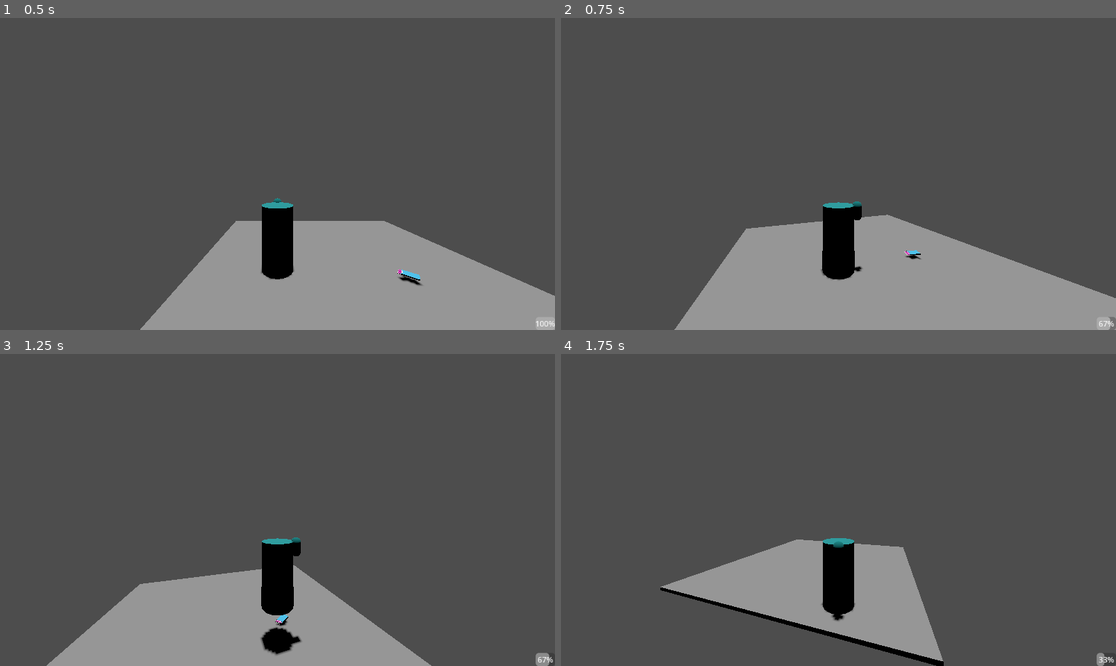
Above: before the commit, frames 1-4 (two rows, left to right).
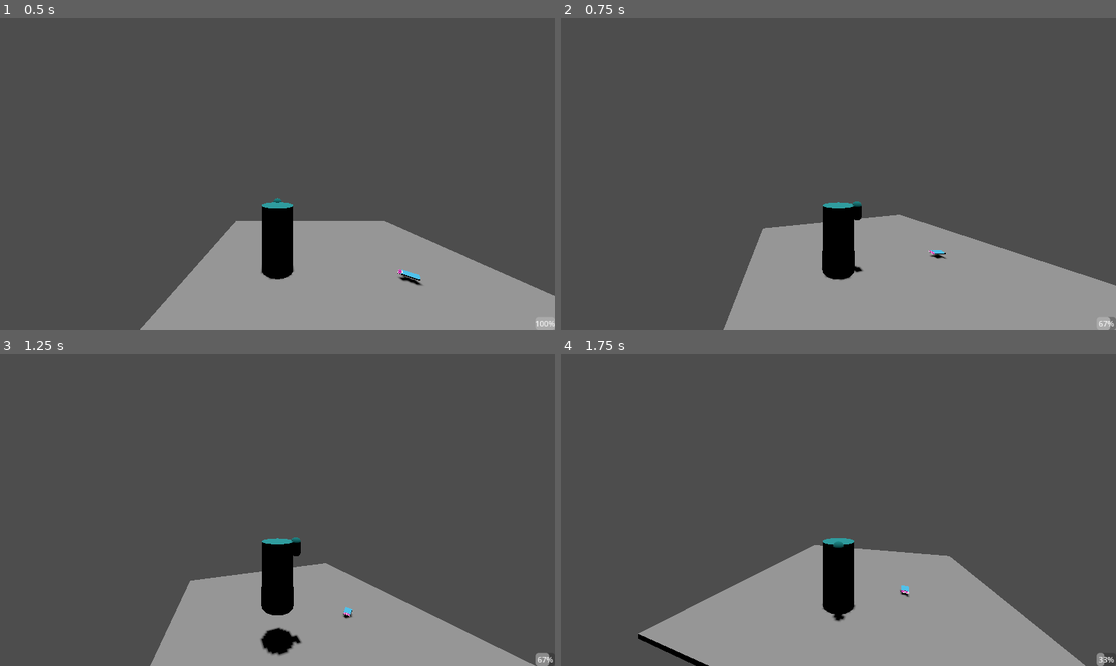
Above: after the commit, the same moments.

Repository: audreyssu/GGJ-2025-BubblegumPlatformer
Game: Godot game, scene res://scenes/world_root.tscn
Same seed, same stepped clock (60 frames per second), same inputs: the game is played once before the commit and once after it.
Inputs (mouse positions are in pixels of both pictures, inside the frame that each line leads up to):
- Up to frame 1 (0.5 s): no input
- Up to frame 2 (0.75 s): move the mouse to (866, 174) at 0.52 s; hold D (p_right) from 0.53 s (still down); click (866, 174) at 0.6 s
- Up to frame 3 (1.25 s): keep holding D (p_right); tap Space (p_jump) at 0.77 s
- Up to frame 4 (1.75 s): move the mouse to (810, 510) at 1.27 s; release D (p_right) at 1.28 s; hold S (p_backward) from 1.28 s (still down); click (810, 510) at 1.35 s; tap Space (p_jump) at 1.52 s

Frame 1 is identical in both runs. In frame 2, 3.2% of the frame differs, in the area x 20-100%, y 63-100%; in frame 3, 8.1%; in frame 4, 14%, in the area x 13-95%, y 59-100%.

Commit message:
Added a base for player momentum

Diff:
--- a/bubblegamejam/scripts/gum_packet.gd
+++ b/bubblegamejam/scripts/gum_packet.gd
@@ -4,11 +4,6 @@
 # Called when the node enters the scene tree for the first time.
 func _ready() -> void:
 	pass # Replace with function body.
-
-
-# Called every frame. 'delta' is the elapsed time since the previous frame.
-func _process(delta: float) -> void:
-	pass
 
 func _physics_process(delta: float) -> void:
 	rotate_y(deg_to_rad(1 * delta * 100))
--- a/bubblegamejam/scripts/player.gd
+++ b/bubblegamejam/scripts/player.gd
@@ -2,9 +2,14 @@
 
 const MAX_BUBBLES:int = 3
 
+@export_category("Movement Values")
 @export var moveSpeed:float = 5.0
 @export var jumpPower:float = 4.5
+@export var acceleration:float = 3
+@export var airAcceleration:float = 0 #Need to implement this
+@export var friction:float = 5
 
+@export_category("Misc. Values")
 @export var numBubbles:int = MAX_BUBBLES
 
 var jumpSound = preload("res://assets/sounds/Bounce!.mp3")
@@ -50,7 +55,7 @@
 
 	#Blow bubbles
 	if Input.is_action_just_pressed("p_blowbubble") and numBubbles > 0:
-		print("Spawn bubble")
+		#print("Spawn bubble")
 		numBubbles -= 1
 		numBubblesChanged.emit(numBubbles)
 
@@ -72,12 +77,16 @@
 	var direction = (Vector3(input_dir.x, 0, input_dir.y).rotated(Vector3.UP, $h.rotation.y)).normalized()
 
 	if direction:
-		velocity.x = direction.x * moveSpeed
-		velocity.z = direction.z * moveSpeed
+		#velocity.x = direction.x * moveSpeed
+		#velocity.z = direction.z * moveSpeed
+		velocity.x = move_toward(velocity.x, direction.x * moveSpeed, acceleration * delta)
+		velocity.z = move_toward(velocity.z, direction.z * moveSpeed, acceleration * delta)
 		$charMesh.look_at(global_position + direction, Vector3.UP)
 	else:
-		velocity.x = move_toward(velocity.x, 0, moveSpeed)
-		velocity.z = move_toward(velocity.z, 0, moveSpeed)
+		#velocity.x = move_toward(velocity.x, 0, moveSpeed)
+		#velocity.z = move_toward(velocity.z, 0, moveSpeed)
+		velocity.x = move_toward(velocity.x, 0, friction * delta)
+		velocity.z = move_toward(velocity.z, 0, friction * delta)
 
 	move_and_slide()
 
